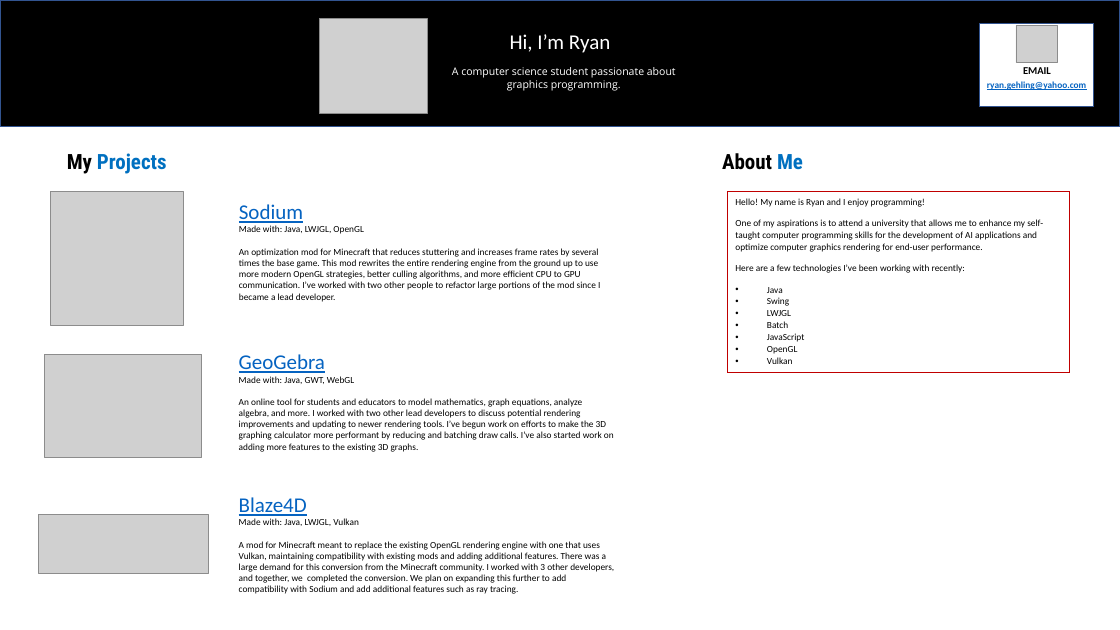
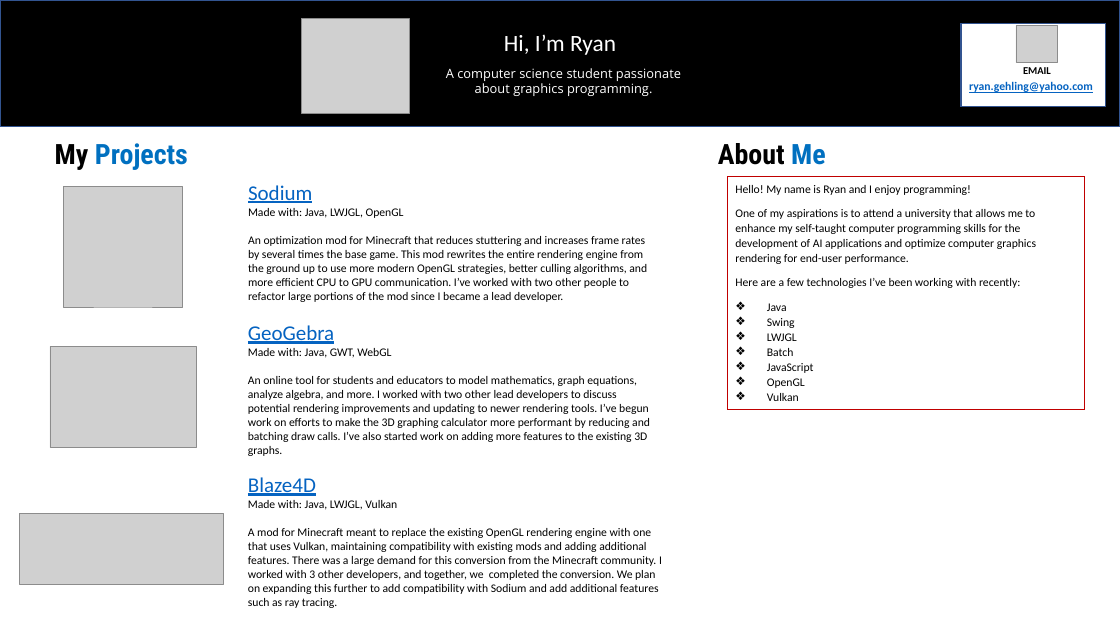
Before and after one commit to burgerindividual/burgerindividual.github.io, a slide deck: slide 1 of test.pptx. Drawn at 1120x630 pixels with LibreOffice and Linux fonts; fonts in the diff are those of the drawing; grey boxes stand for pictures. Boxes give left, top, right and bottom in pixels: in the first picture for what was removed or moved away, otherwise in the second. Text is boxed around its words. In the diff, an @@ line names an element or a change of style, - is before the commit and + after.

Commit message:
update ppt

```diff
--- a/test.pptx
+++ b/test.pptx
@@ text "Hi, I’m Ryan" at <box>504,34,616,55</box>: size 18 to 20 pt @@
@@ picture: place and size @@
-picture at <box>319,18,428,113</box>
+picture at <box>302,18,410,113</box>
@@ rectangle: place and size @@
-rectangle at <box>980,24,1093,107</box>
+rectangle at <box>961,24,1106,107</box>
@@ text "A computer science student passionate ..." at <box>446,68,681,96</box>: size 9 to 11 pt @@
@@ text "ryan.gehling@yahoo.com": place and size @@
-text "ryan.gehling@yahoo.com" at <box>987,81,1086,91</box>
+text "ryan.gehling@yahoo.com" at <box>969,82,1093,93</box>
@@ text "ryan.gehling@yahoo.com" at <box>969,82,1093,93</box>: size 8 to 10 pt @@
@@ text "My Projects": place and size @@
-text "My Projects" at <box>67,153,167,174</box>
+text "My Projects" at <box>55,143,188,170</box>
@@ text "My Projects" at <box>55,143,188,170</box>: size 18 to 24 pt @@
@@ text "About Me" at <box>718,143,826,165</box>: size 18 to 24 pt @@
@@ text "About Me": place and size @@
-text "About Me" at <box>722,153,803,170</box>
+text "About Me" at <box>718,143,826,165</box>
@@ text "Sodium": place and size @@
-text "Sodium" at <box>239,204,600,302</box>
+text "Sodium" at <box>248,185,647,302</box>
@@ rectangle "Hello! My name is Ryan ...": place and size @@
-rectangle "Hello! My name is Ryan ..." at <box>728,192,1070,373</box>
+rectangle "Hello! My name is Ryan ..." at <box>728,176,1085,409</box>
@@ rectangle "Hello! My name is Ryan ..." at <box>728,176,1085,409</box>: size 8 to 10 pt; bullet • to ❖ @@
@@ picture: place and size @@
-picture at <box>51,192,183,326</box>
+picture at <box>64,187,182,308</box>
@@ text at <box>248,208,647,302</box>: size 8 to 10 pt @@
@@ text "GeoGebra": place and size @@
-text "GeoGebra" at <box>239,354,614,452</box>
+text "GeoGebra" at <box>248,325,650,456</box>
@@ picture: place and size @@
-picture at <box>45,355,202,458</box>
+picture at <box>50,346,197,448</box>
@@ text at <box>248,348,650,456</box>: size 8 to 10 pt @@
@@ text "Blaze4D": place and size @@
-text "Blaze4D" at <box>239,497,614,594</box>
+text "Blaze4D" at <box>248,477,662,608</box>
@@ text at <box>248,500,662,608</box>: size 8 to 10 pt @@
@@ picture: place and size @@
-picture at <box>38,514,208,573</box>
+picture at <box>19,513,224,584</box>
```
